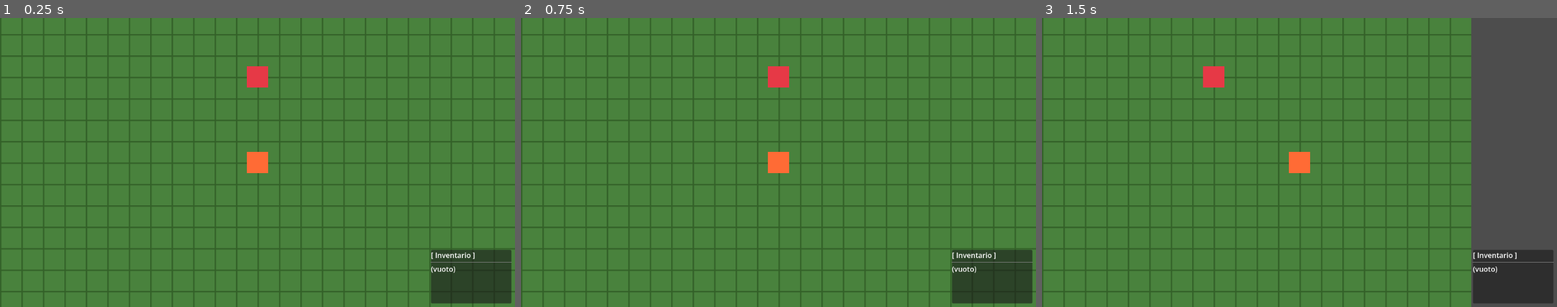
Above: before the commit, frames 1-3 (left to right).
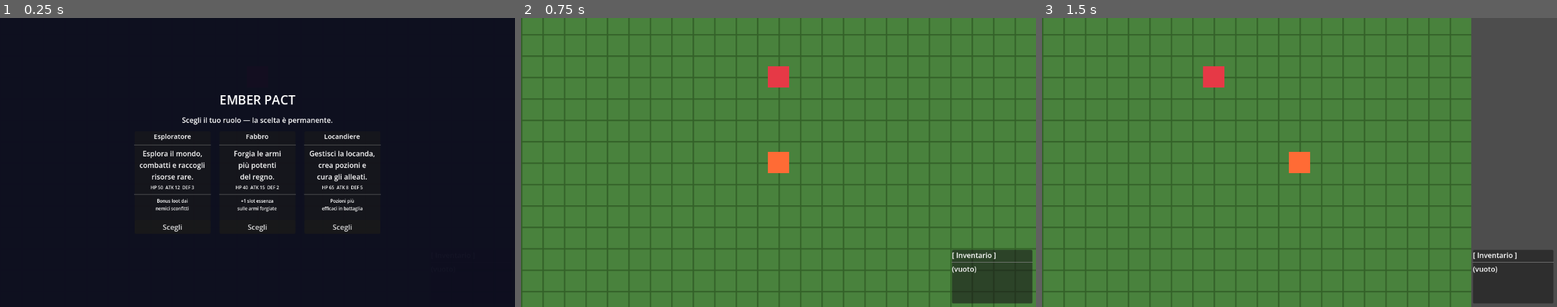
Above: after the commit, the same moments.

Repository: k0m1d3v/EmberPact
Game: Godot game, scene res://scenes/world/world.tscn
Two runs of this game, one before a commit and one after it. Both use one fixed random seed, a clock stepped at 60 frames per second and the inputs below.
Inputs (mouse positions are in pixels of both pictures, inside the frame that each line leads up to):
- Up to frame 1 (0.25 s): no input
- Up to frame 2 (0.75 s): click (696, 226) at 0.5 s, where only the run after the commit has a clickable "Scegli"
- Up to frame 3 (1.5 s): tap Enter at 1.25 s; hold Right (ui_right) from 1.28 s (still down); tap E (interact) at 1.35 s

The runs differ from the first frame. In frame 1, 100% of the frame differs, in the area x 0-100%, y 0-100%; in frame 2, nothing differs; in frame 3, nothing differs.

Commit message:
Fase 2: salvataggio, selezione ruolo e slot essenza
- save_manager.gd: salvataggio/caricamento JSON (ruolo, HP, inventario, armi)
- role_select_ui.gd: schermata di selezione ruolo all'avvio (Esploratore/Fabbro/Locandiere)
- world.gd: integrazione save_mgr e role_select_ui; blocco movimento pre-ruolo; salvataggio su vittoria/sconfitta
- game_over_ui.gd: pulsante "Nuova Partita" che cancella il salvataggio e riavvia
- player.gd: apply_role() con statistiche differenziate per ruolo
- forge_ui.gd: slot essenza (+1 per Fabbro), equipaggiamento automatico armatura
- inventory_ui.gd: visualizzazione slot essenza (○/●) e statistiche equipaggiamento

https://claude.ai/code/session_01MatrgjeeZ6dRxrgJphkcV9

Diff:
--- a/scripts/forge_ui.gd
+++ b/scripts/forge_ui.gd
@@ -100,7 +100,11 @@
 		stat = " [ATK %d]" % recipe["damage"]
 	elif recipe.get("defense", 0) > 0:
 		stat = " [DEF +%d]" % recipe["defense"]
-	info.text = "%s%s\n%s" % [recipe["name"], stat, ", ".join(mats)]
+	var slot_str = ""
+	if recipe["type"] == "weapon":
+		var slot_count = 2 if player_ref != null and player_ref.role == "fabbro" else 1
+		slot_str = "\nSlot: %s" % "○".repeat(slot_count)
+	info.text = "%s%s\n%s%s" % [recipe["name"], stat, ", ".join(mats), slot_str]
 	info.size_flags_horizontal = Control.SIZE_EXPAND_FILL
 	hbox.add_child(info)
 
@@ -127,6 +131,9 @@
 			var idx = player_ref.inventory.find(mat_name)
 			if idx >= 0:
 				player_ref.inventory.remove_at(idx)
+	var slot_count = 0
+	if recipe["type"] == "weapon":
+		slot_count = 2 if player_ref.role == "fabbro" else 1
 	var item = {
 		"name": recipe["name"],
 		"type": recipe["type"],
@@ -134,6 +141,8 @@
 		"defense": recipe.get("defense", 0),
 		"essence_slots": [],
 	}
+	for _i in range(slot_count):
+		item["essence_slots"].append(null)
 	player_ref.inventory.append(item)
 	if item["type"] == "weapon":
 		if player_ref.equipped_weapon.is_empty() or item["damage"] > player_ref.equipped_weapon.get("damage", 0):
--- a/scripts/game_over_ui.gd
+++ b/scripts/game_over_ui.gd
@@ -33,6 +33,16 @@
 	btn.pressed.connect(func(): get_tree().reload_current_scene())
 	vbox.add_child(btn)
 
+	var new_game_btn = Button.new()
+	new_game_btn.text = "Nuova Partita"
+	new_game_btn.pressed.connect(func():
+		var dir = DirAccess.open("user://")
+		if dir:
+			dir.remove("save.json")
+		get_tree().reload_current_scene()
+	)
+	vbox.add_child(new_game_btn)
+
 	hide()
 
 func show_game_over():
--- a/scripts/inventory_ui.gd
+++ b/scripts/inventory_ui.gd
@@ -45,6 +45,12 @@
 				stat = " [ATK %d]" % item["damage"]
 			elif item.get("defense", 0) > 0:
 				stat = " [DEF +%d]" % item["defense"]
+			var slots = item.get("essence_slots", [])
+			if not slots.is_empty():
+				var slot_str = ""
+				for s in slots:
+					slot_str += "●" if s != null else "○"
+				stat += " %s" % slot_str
 			equip_lines.append("%s%s" % [item.get("name", "?"), stat])
 	var lines: PackedStringArray = []
 	for item_name in counts:
--- a/scripts/player.gd
+++ b/scripts/player.gd
@@ -7,11 +7,13 @@
 
 var is_moving := false
 var target_position := Vector2.ZERO
+var role: String = ""
 var inventory: Array = []
 var equipped_weapon: Dictionary = {}
 var equipped_armor: Dictionary = {}
 var hp: int = 50
 var max_hp: int = 50
+var base_attack: int = 12
 var base_defense: int = 3
 
 func _ready():
@@ -44,8 +46,18 @@
 
 func get_attack() -> int:
 	if not equipped_weapon.is_empty():
-		return equipped_weapon.get("damage", 12)
-	return 12
+		return equipped_weapon.get("damage", base_attack)
+	return base_attack
+
+func apply_role(role_id: String):
+	role = role_id
+	match role_id:
+		"esploratore":
+			max_hp = 50; hp = 50; base_attack = 12; base_defense = 3
+		"fabbro":
+			max_hp = 40; hp = 40; base_attack = 15; base_defense = 2
+		"locandiere":
+			max_hp = 65; hp = 65; base_attack = 8; base_defense = 5
 
 func add_item(item_name: String):
 	inventory.append(item_name)
--- /dev/null
+++ b/scripts/role_select_ui.gd
@@ -0,0 +1,123 @@
+extends CanvasLayer
+
+signal role_chosen(role_id: String)
+
+const ROLES = [
+	{
+		"id": "esploratore",
+		"name": "Esploratore",
+		"desc": "Esplora il mondo,\ncombatti e raccogli\nrisorse rare.",
+		"hp": 50, "attack": 12, "defense": 3,
+		"bonus": "Bonus loot dai\nnemici sconfitti",
+	},
+	{
+		"id": "fabbro",
+		"name": "Fabbro",
+		"desc": "Forgia le armi\npiù potenti\ndel regno.",
+		"hp": 40, "attack": 15, "defense": 2,
+		"bonus": "+1 slot essenza\nsulle armi forgiate",
+	},
+	{
+		"id": "locandiere",
+		"name": "Locandiere",
+		"desc": "Gestisci la locanda,\ncrea pozioni e\ncura gli alleati.",
+		"hp": 65, "attack": 8, "defense": 5,
+		"bonus": "Pozioni più\nefficaci in battaglia",
+	},
+]
+
+func _ready():
+	var overlay = ColorRect.new()
+	overlay.anchor_right = 1.0
+	overlay.anchor_bottom = 1.0
+	overlay.color = Color(0.05, 0.05, 0.12, 0.97)
+	add_child(overlay)
+
+	var root = VBoxContainer.new()
+	root.set_anchors_and_offsets_preset(Control.PRESET_FULL_RECT)
+	root.add_theme_constant_override("separation", 14)
+	overlay.add_child(root)
+
+	root.add_child(_spacer())
+
+	var title = Label.new()
+	title.text = "EMBER PACT"
+	title.add_theme_font_size_override("font_size", 28)
+	title.horizontal_alignment = HORIZONTAL_ALIGNMENT_CENTER
+	root.add_child(title)
+
+	var sub = Label.new()
+	sub.text = "Scegli il tuo ruolo — la scelta è permanente."
+	sub.horizontal_alignment = HORIZONTAL_ALIGNMENT_CENTER
+	root.add_child(sub)
+
+	var cards = HBoxContainer.new()
+	cards.alignment = BoxContainer.ALIGNMENT_CENTER
+	cards.add_theme_constant_override("separation", 20)
+	root.add_child(cards)
+
+	for role in ROLES:
+		cards.add_child(_make_card(role))
+
+	root.add_child(_spacer())
+
+	hide()
+
+func _spacer() -> Control:
+	var s = Control.new()
+	s.size_flags_vertical = Control.SIZE_EXPAND_FILL
+	return s
+
+func _make_card(role: Dictionary) -> Panel:
+	var panel = Panel.new()
+	panel.custom_minimum_size = Vector2(170, 230)
+
+	var vbox = VBoxContainer.new()
+	vbox.set_anchors_and_offsets_preset(Control.PRESET_FULL_RECT)
+	vbox.add_theme_constant_override("separation", 6)
+	panel.add_child(vbox)
+
+	var name_lbl = Label.new()
+	name_lbl.text = role["name"]
+	name_lbl.add_theme_font_size_override("font_size", 15)
+	name_lbl.horizontal_alignment = HORIZONTAL_ALIGNMENT_CENTER
+	vbox.add_child(name_lbl)
+
+	vbox.add_child(HSeparator.new())
+
+	var desc_lbl = Label.new()
+	desc_lbl.text = role["desc"]
+	desc_lbl.horizontal_alignment = HORIZONTAL_ALIGNMENT_CENTER
+	desc_lbl.autowrap_mode = TextServer.AUTOWRAP_WORD_SMART
+	vbox.add_child(desc_lbl)
+
+	var stats_lbl = Label.new()
+	stats_lbl.text = "HP %d  ATK %d  DEF %d" % [role["hp"], role["attack"], role["defense"]]
+	stats_lbl.add_theme_font_size_override("font_size", 10)
+	stats_lbl.horizontal_alignment = HORIZONTAL_ALIGNMENT_CENTER
+	vbox.add_child(stats_lbl)
+
+	vbox.add_child(HSeparator.new())
+
+	var bonus_lbl = Label.new()
+	bonus_lbl.text = role["bonus"]
+	bonus_lbl.add_theme_font_size_override("font_size", 10)
+	bonus_lbl.horizontal_alignment = HORIZONTAL_ALIGNMENT_CENTER
+	bonus_lbl.autowrap_mode = TextServer.AUTOWRAP_WORD_SMART
+	vbox.add_child(bonus_lbl)
+
+	vbox.add_child(_spacer())
+
+	var btn = Button.new()
+	btn.text = "Scegli"
+	btn.pressed.connect(_on_choose.bind(role))
+	vbox.add_child(btn)
+
+	return panel
+
+func show_select():
+	show()
+
+func _on_choose(role: Dictionary):
+	role_chosen.emit(role["id"])
+	hide()
--- /dev/null
+++ b/scripts/save_manager.gd
@@ -0,0 +1,49 @@
+extends Node
+
+const SAVE_PATH = "user://save.json"
+
+func has_save() -> bool:
+	return FileAccess.file_exists(SAVE_PATH)
+
+func save_game(player: Node):
+	var data = {
+		"role": player.role,
+		"hp": player.hp,
+		"max_hp": player.max_hp,
+		"base_attack": player.base_attack,
+		"base_defense": player.base_defense,
+		"inventory": player.inventory,
+		"equipped_weapon": player.equipped_weapon,
+		"equipped_armor": player.equipped_armor,
+	}
+	var file = FileAccess.open(SAVE_PATH, FileAccess.WRITE)
+	if file:
+		file.store_string(JSON.stringify(data, "\t"))
+		file.close()
+
+func load_game(player: Node) -> bool:
+	if not has_save():
+		return false
+	var file = FileAccess.open(SAVE_PATH, FileAccess.READ)
+	if not file:
+		return false
+	var data = JSON.parse_string(file.get_as_text())
+	file.close()
+	if not data is Dictionary or data.get("role", "") == "":
+		return false
+	player.role = data["role"]
+	player.hp = data.get("hp", 50)
+	player.max_hp = data.get("max_hp", 50)
+	player.base_attack = data.get("base_attack", 12)
+	player.base_defense = data.get("base_defense", 3)
+	player.inventory = data.get("inventory", [])
+	player.equipped_weapon = data.get("equipped_weapon", {})
+	player.equipped_armor = data.get("equipped_armor", {})
+	print("Caricato. Ruolo: %s | HP: %d/%d" % [player.role, player.hp, player.max_hp])
+	player.inventory_changed.emit(player.inventory)
+	return true
+
+func delete_save():
+	var dir = DirAccess.open("user://")
+	if dir:
+		dir.remove("save.json")
--- a/scripts/world.gd
+++ b/scripts/world.gd
@@ -9,6 +9,8 @@
 const ForgeScript = preload("res://scripts/forge.gd")
 const ForgeUIScript = preload("res://scripts/forge_ui.gd")
 const GameOverUIScript = preload("res://scripts/game_over_ui.gd")
+const SaveManagerScript = preload("res://scripts/save_manager.gd")
+const RoleSelectUIScript = preload("res://scripts/role_select_ui.gd")
 
 const ENEMY_CONFIGS = [
 	{"enemy_name": "Slime",     "hp": 30, "attack": 8,  "defense": 2, "drop": "Frammento di ferro"},
@@ -32,6 +34,8 @@
 var forge_node: Node = null
 var forge_ui_node: Node = null
 var game_over_ui_node: Node = null
+var save_mgr: Node = null
+var role_select_ui: Node = null
 var in_battle := false
 var defeat_cooldown := false
 var enemies: Array = []
@@ -69,6 +73,25 @@
 	game_over_ui_node.set_script(GameOverUIScript)
 	game_over_ui_node.layer = 10
 	add_child(game_over_ui_node)
+
+	save_mgr = Node.new()
+	save_mgr.set_script(SaveManagerScript)
+	add_child(save_mgr)
+
+	role_select_ui = CanvasLayer.new()
+	role_select_ui.set_script(RoleSelectUIScript)
+	role_select_ui.layer = 8
+	add_child(role_select_ui)
+	role_select_ui.role_chosen.connect(_on_role_chosen)
+
+	player.set_process(false)
+
+	if save_mgr.has_save() and save_mgr.load_game(player):
+		_start_game()
+	else:
+		role_select_ui.show_select()
+
+	player.inventory_changed.connect(func(_inv): save_mgr.save_game(player))
 
 func _register_actions():
 	if not InputMap.has_action("interact"):
@@ -135,7 +158,7 @@
 	check_player_enemy_collision()
 
 func check_player_enemy_collision():
-	if defeat_cooldown:
+	if defeat_cooldown or player.role == "":
 		return
 	for enemy in enemies:
 		if not is_instance_valid(enemy):
@@ -159,12 +182,14 @@
 			spawn_drop(current_battle_enemy.global_position, current_battle_enemy.drop_item)
 		enemies.erase(current_battle_enemy)
 		current_battle_enemy = null
+		save_mgr.save_game(player)
 		if enemies.is_empty():
 			print("Tutti i nemici sconfitti! Rigenerazione tra 10 secondi...")
 			get_tree().create_timer(10.0).timeout.connect(respawn_enemies)
 	elif was_defeat:
 		print("Sconfitta!")
 		current_battle_enemy = null
+		save_mgr.save_game(player)
 		game_over_ui_node.show_game_over()
 	else:
 		print("Fuga!")
@@ -184,3 +209,11 @@
 	add_child(pickup)
 	pickup.global_position = pos
 	pickup.item_name = item_name
+
+func _start_game():
+	player.set_process(true)
+
+func _on_role_chosen(role_id: String):
+	player.apply_role(role_id)
+	save_mgr.save_game(player)
+	_start_game()
